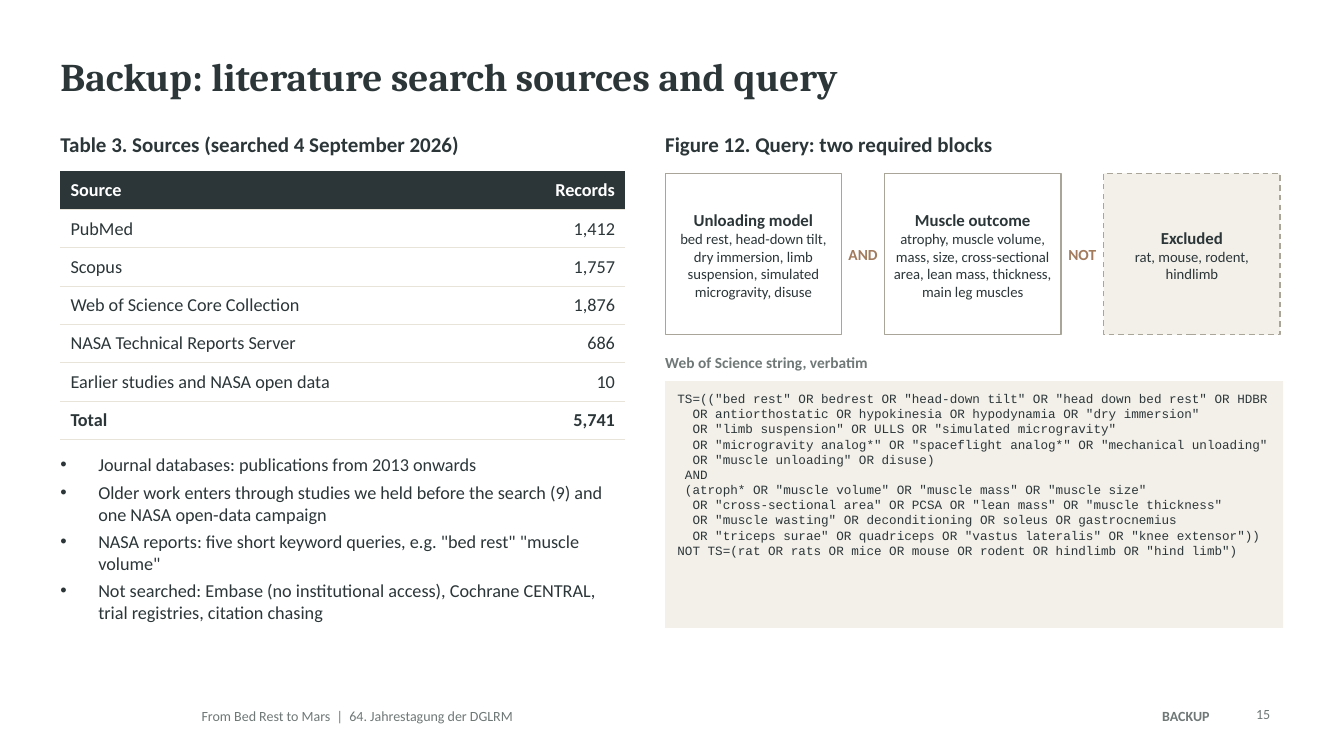
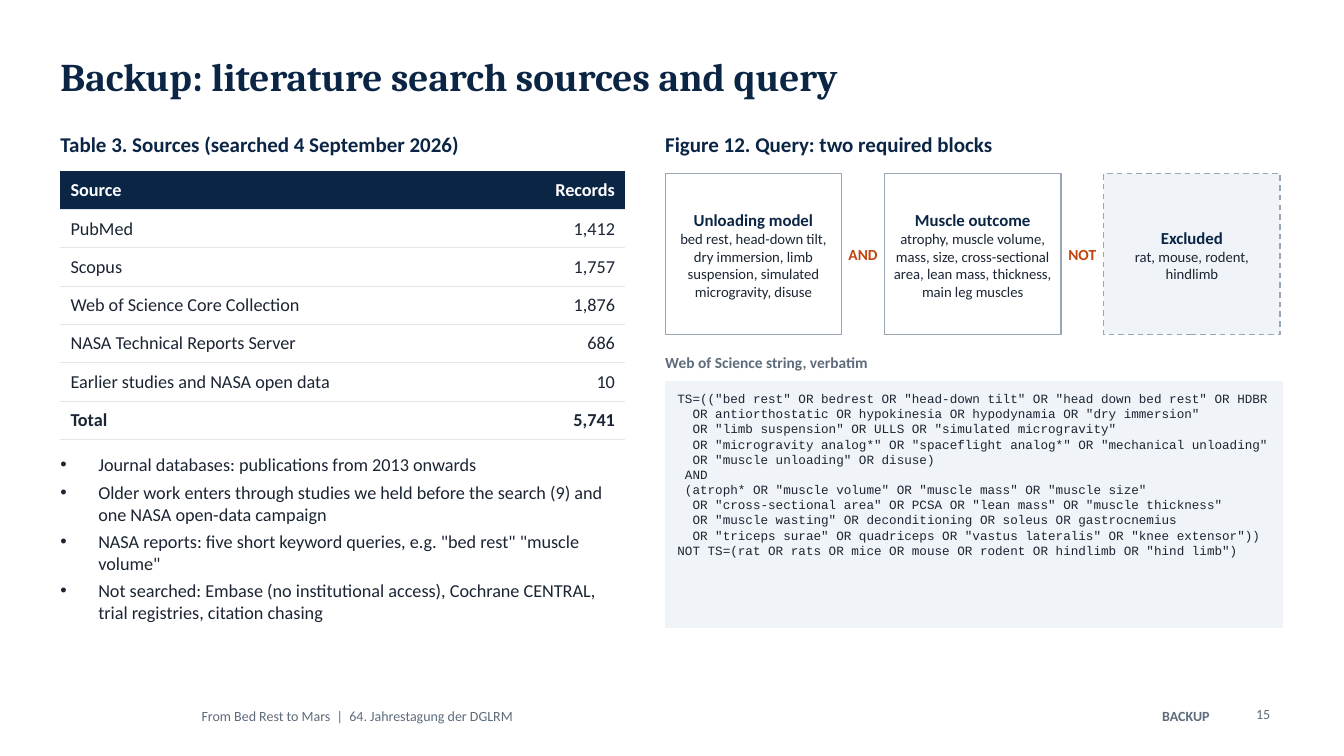
Before and after one commit to MiladBahariQaragoz/BedrestToMars, a slide deck: slide 15 of presentation/bed-rest-to-mars-talk.pptx. Drawn at 1344x756 pixels with LibreOffice and Linux fonts; fonts in the diff are those of the drawing; background and template pictures are left out. Boxes give left, top, right and bottom in pixels: in the first picture for what was removed or moved away, otherwise in the second. Text is boxed around its words. In the diff, an @@ line names an element or a change of style, - is before the commit and + after.

```diff
--- a/presentation/bed-rest-to-mars-talk.pptx
+++ b/presentation/bed-rest-to-mars-talk.pptx
@@ text colour #2C3639 to #0B2545 in 3 elements at bbox=[60, 63, 838, 100], bbox=[60, 136, 459, 156], bbox=[665, 137, 992, 156] @@
@@ table at bbox=[60, 171, 625, 433] @@
@@ fill #2C3639 to #0B2545 in row 1 @@
@@ text colour #2C3639 to #1B2533 @@
@@ borders changed @@
@@ rectangle at bbox=[665, 173, 842, 335]: outline #A9A598 1 pt to #98A6B5 1 pt @@
@@ text "Unloading model" at bbox=[680, 214, 826, 300]: text colour #2C3639 to #0B2545 in "Unloading model"; text colour #2C3639 to #1B2533 in "bed rest, head-down tilt, dry immersion, limb ..." @@
@@ text "AND" at bbox=[848, 250, 877, 260]: text colour #A27B5C to #C1440E @@
@@ rectangle at bbox=[885, 173, 1062, 335]: outline #A9A598 1 pt to #98A6B5 1 pt @@
@@ text "Muscle outcome" at bbox=[894, 214, 1052, 300]: text colour #2C3639 to #0B2545 in "Muscle outcome"; text colour #2C3639 to #1B2533 in "atrophy, muscle volume, mass, size, cross-sectional area, ..." @@
@@ text "NOT" at bbox=[1068, 250, 1096, 260]: text colour #A27B5C to #C1440E @@
@@ rectangle at bbox=[1104, 173, 1280, 335]: fill #F3F0E9 to #F0F3F7; outline #A9A598 1 pt dashed to #98A6B5 1 pt dashed @@
@@ text "Excluded" at bbox=[1135, 232, 1249, 279]: text colour #2C3639 to #0B2545 in "Excluded"; text colour #2C3639 to #1B2533 in "rat, mouse, rodent, hindlimb" @@
@@ rectangle at bbox=[665, 381, 1284, 628]: fill #F3F0E9 to #F0F3F7 @@
@@ text "TS=(("bed rest" OR bedrest OR ..." at bbox=[677, 394, 1268, 558]: text colour #2C3639 to #1B2533 @@
@@ text "Journal databases: publications from 2013 ..." at bbox=[98, 458, 602, 622]: text colour #2C3639 to #1B2533 @@
@@ text colour #6F7877 to #5D6B7B in 4 elements at bbox=[1162, 712, 1209, 721], bbox=[665, 357, 868, 371], bbox=[1256, 710, 1270, 719], bbox=[202, 711, 513, 724] @@
```
Also in this commit, not shown: 17 other slides changed, 17 other files.
